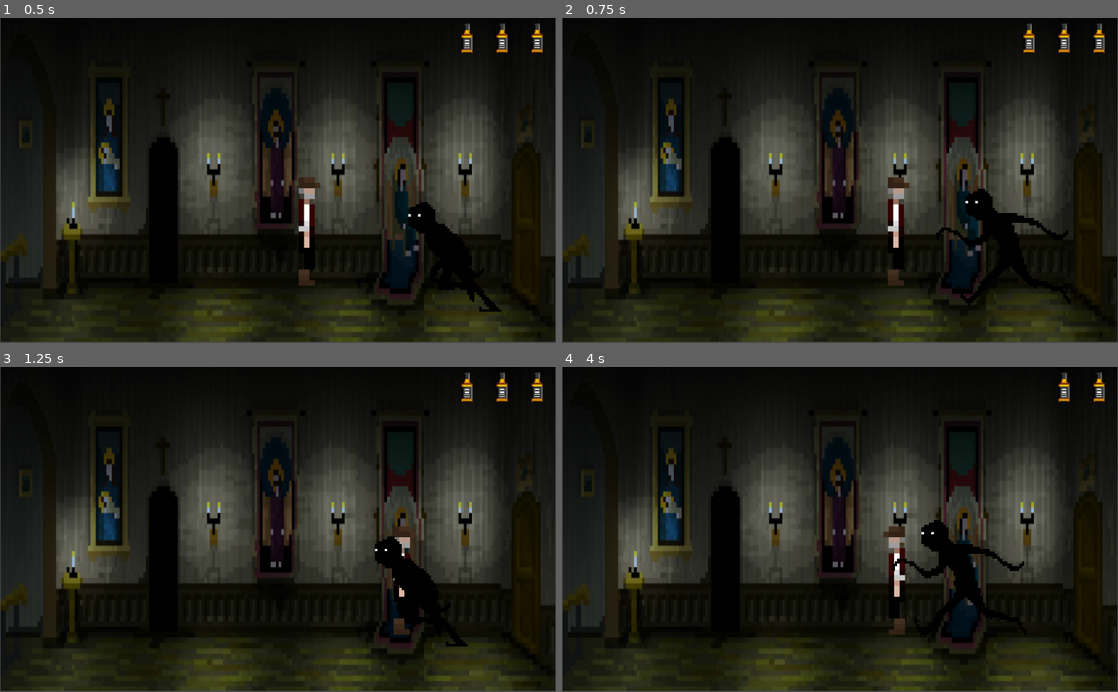
Above: before the commit, frames 1-4 (two rows, left to right).
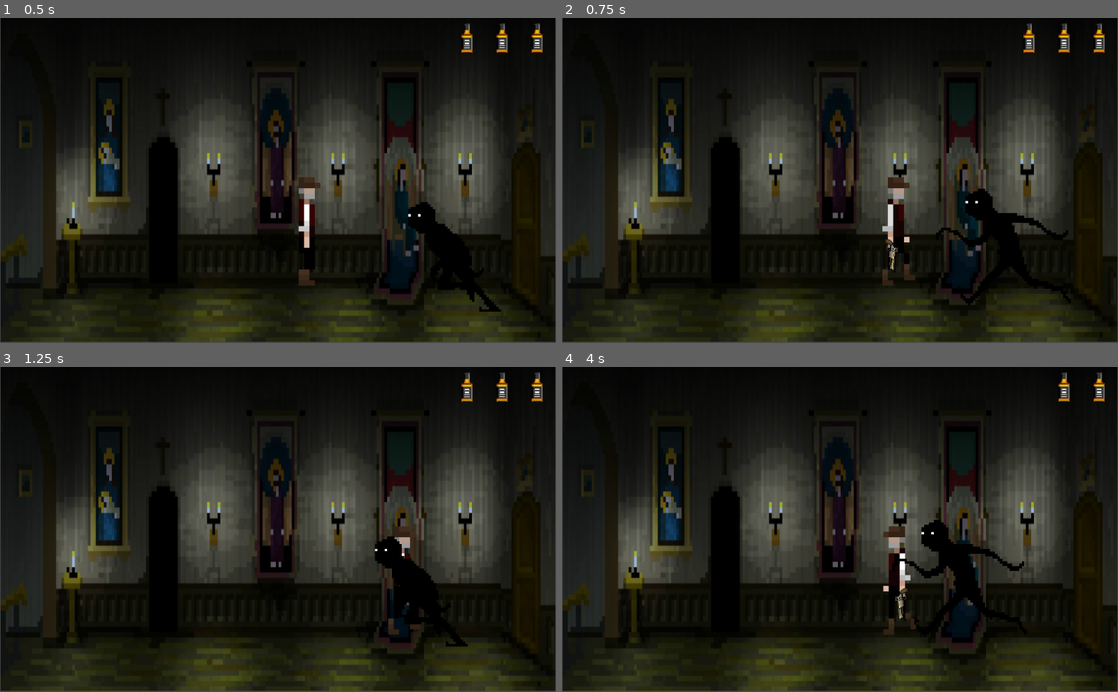
Above: after the commit, the same moments.

Repository: erickpea29/FinalDV
Game: Godot game, scene res://Scenes/Top_Level/Hall_Scene2.tscn
Same seed, same stepped clock (60 frames per second), same inputs: the game is played once before the commit and once after it. This scene is started directly instead of the project's main scene. Sound files missing from this copy of the repository are replaced by a short silence.
Inputs (mouse positions are in pixels of both pictures, inside the frame that each line leads up to):
- Up to frame 1 (0.5 s): no input
- Up to frame 2 (0.75 s): move the mouse to (962, 164) at 0.52 s; hold Right (ui_right) from 0.53 s (still down); tap G (TakeGun) at 0.6 s
- Up to frame 3 (1.25 s): keep holding Right (ui_right)
- Up to frame 4 (4 s): move the mouse to (728, 545) at 1.27 s; release Right (ui_right) at 1.28 s; hold Down (ui_down) 1.28-2.03 s; tap G (TakeGun) every 0.75 s from 1.35 to 3.6 s; move the mouse to (895, 458) at 2.02 s; hold Right (ui_right) 2.03-2.78 s; move the mouse to (812, 594) at 2.77 s; hold Up (ui_up) 2.78-3.53 s; move the mouse to (1006, 578) at 3.52 s; hold Left (ui_left) from 3.53 s (still down)

Frame 1 is identical in both runs. In frame 2, 0.6% of the frame differs, in the area x 57-64%, y 55-83%; in frame 3, 0.2%; in frame 4, 0.6%.

Commit message:
Nueva modificacion a escena

Diff:
--- a/Pruebas.tscn
+++ b/Pruebas.tscn
@@ -1,6 +1,5 @@
-[gd_scene load_steps=4 format=2]
+[gd_scene load_steps=3 format=2]
 
-[ext_resource path="res://Scenes/Characters/Main_Character_Animation.tscn" type="PackedScene" id=1]
 [ext_resource path="res://Assets/enemy/Enemy.tscn" type="PackedScene" id=2]
 [ext_resource path="res://Scenes/Lives.tscn" type="PackedScene" id=3]
 
@@ -10,6 +9,3 @@
 position = Vector2( 87.9494, 91.9829 )
 
 [node name="Lives" parent="." instance=ExtResource( 3 )]
-
-[node name="Main_Character_Animation" parent="." instance=ExtResource( 1 )]
-position = Vector2( 628.99, 450.72 )
--- a/Scenes/Characters/Main_Character_Animation.tscn
+++ b/Scenes/Characters/Main_Character_Animation.tscn
@@ -32,7 +32,7 @@
 "speed": 8.0
 }, {
 "frames": [ ExtResource( 15 ) ],
-"loop": true,
+"loop": false,
 "name": "Main_Character_Gun_Idle",
 "speed": 5.0
 }, {
@@ -54,6 +54,7 @@
 [node name="AnimatedSprite" type="AnimatedSprite" parent="."]
 frames = SubResource( 1 )
 animation = "Main_Character_Gun_Walking"
+frame = 3
 
 [node name="CollisionShape2D" type="CollisionShape2D" parent="."]
 position = Vector2( 4.91632, 26.1607 )
--- a/Scripts/Main_Character_Animation.gd
+++ b/Scripts/Main_Character_Animation.gd
@@ -22,14 +22,21 @@
 		movimiento.y -= 1
 	movimiento = movimiento.normalized() * velocidad
 
+	if Input.is_action_just_pressed("TakeGun"):
+		arma = !arma
+
 	if movimiento.x != 0 || movimiento.y != 0:
 		$AnimatedSprite.playing = true
-		$AnimatedSprite.animation = "Main_Character_Gun"
+		if arma:
+			$AnimatedSprite.animation = "Main_Character_Gun_Walking"
+		else:
+			$AnimatedSprite.animation = "Main_Character_Walking"
 		#$KinematicBody2D.flip_h = movimiento.x < 0
-
 	else:
-		$AnimatedSprite.playing = true
-		$AnimatedSprite.animation = "Main_Character_Idle"
+		if arma:
+			$AnimatedSprite.animation = "Main_Character_Gun_Idle"
+		else:
+			$AnimatedSprite.animation = "Main_Character_Idle"
 		$AudioStreamPlayer2D.pitch_scale = rand_range(0.8, 1.2)
 		$AudioStreamPlayer2D.play()
 
